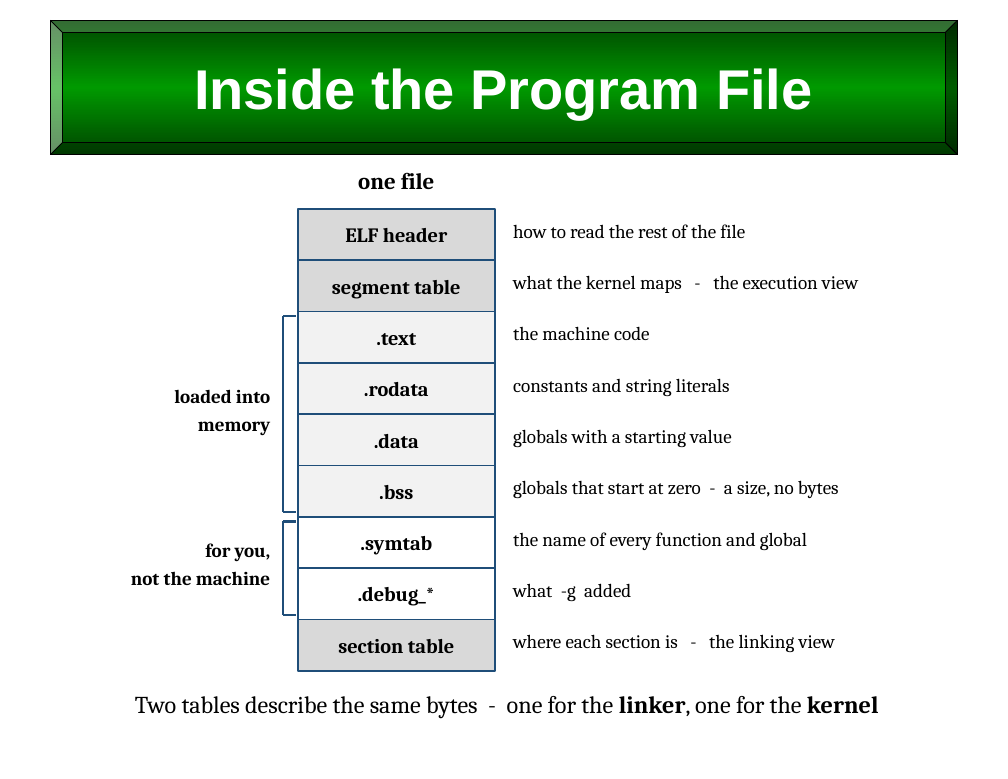
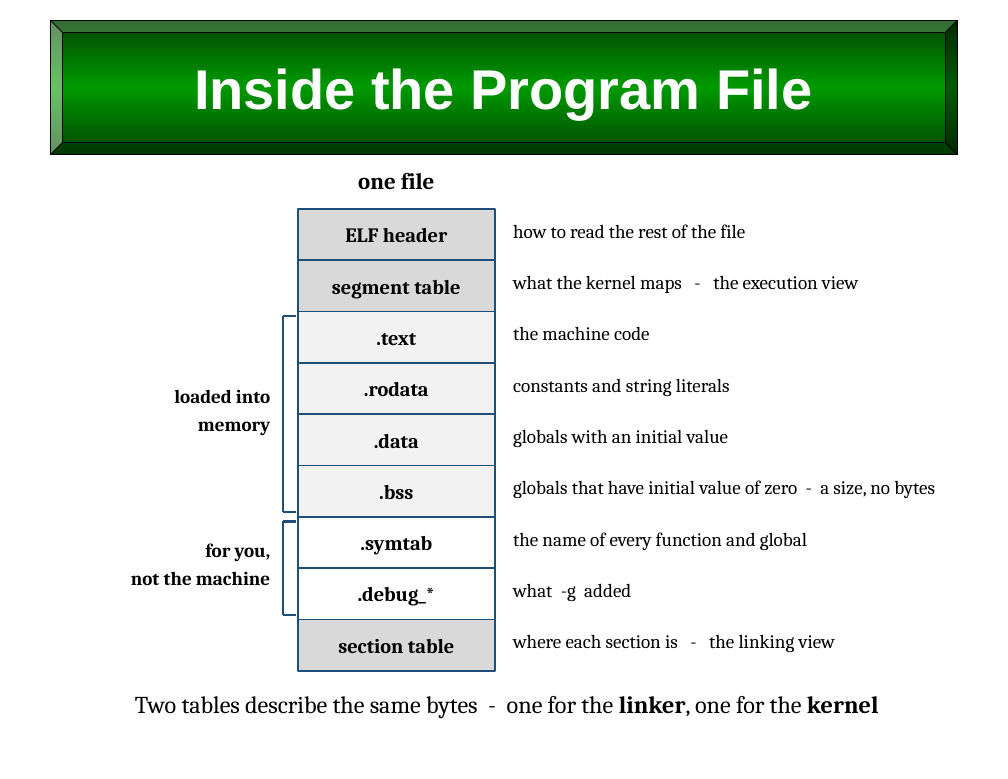
Before and after one commit to billswartz7/IntroToProgramming, a slide deck: slide 17 of Slides/L10_Scope-and-Persistence.pptx. Drawn at 1008x779 pixels with LibreOffice and Linux fonts; fonts in the diff are those of the drawing. Boxes give left, top, right and bottom in pixels: in the first picture for what was removed or moved away, otherwise in the second. Text is boxed around its words. In the diff, an @@ line names an element or a change of style, - is before the commit and + after.

Commit message:
Added globals code and updated L10 and L11

```diff
--- a/Slides/L10_Scope-and-Persistence.pptx
+++ b/Slides/L10_Scope-and-Persistence.pptx
@@ text at (513,429,729,447): text changed @@
-globals with a starting value
+globals with an initial value
@@ text at (513,480,935,498): text changed @@
-globals that start at zero - a size, no bytes
+globals that have initial value of zero - a size, no bytes
```
Also in this commit, not shown: 7 other slides changed, 8 other files.
